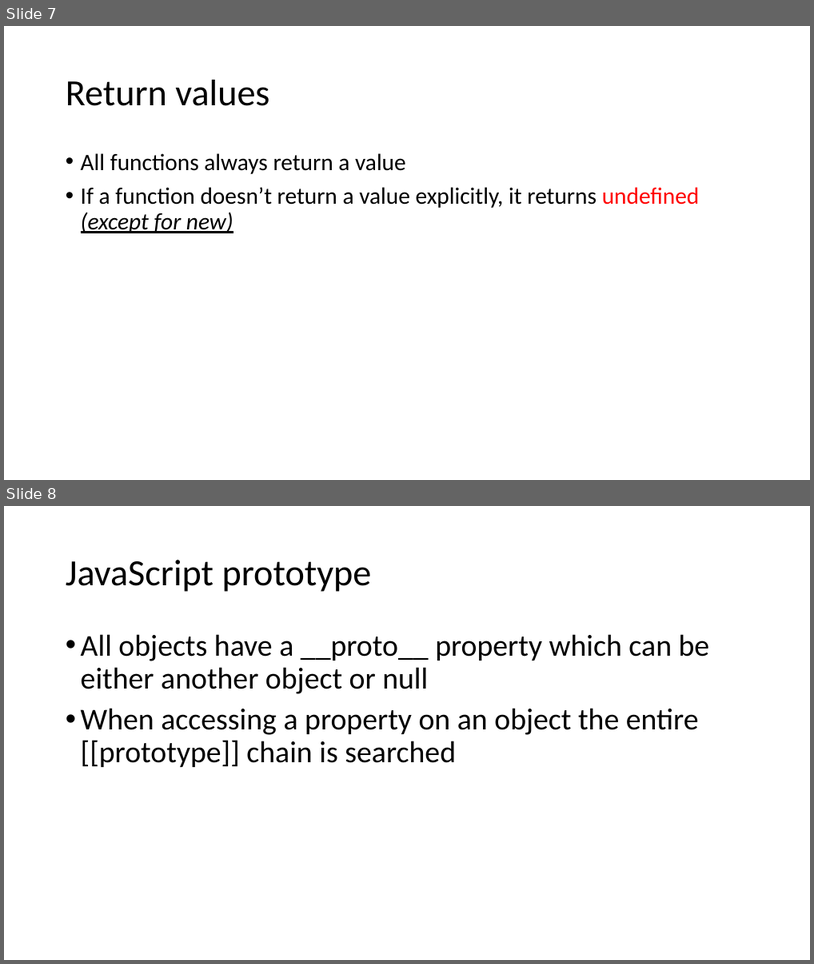
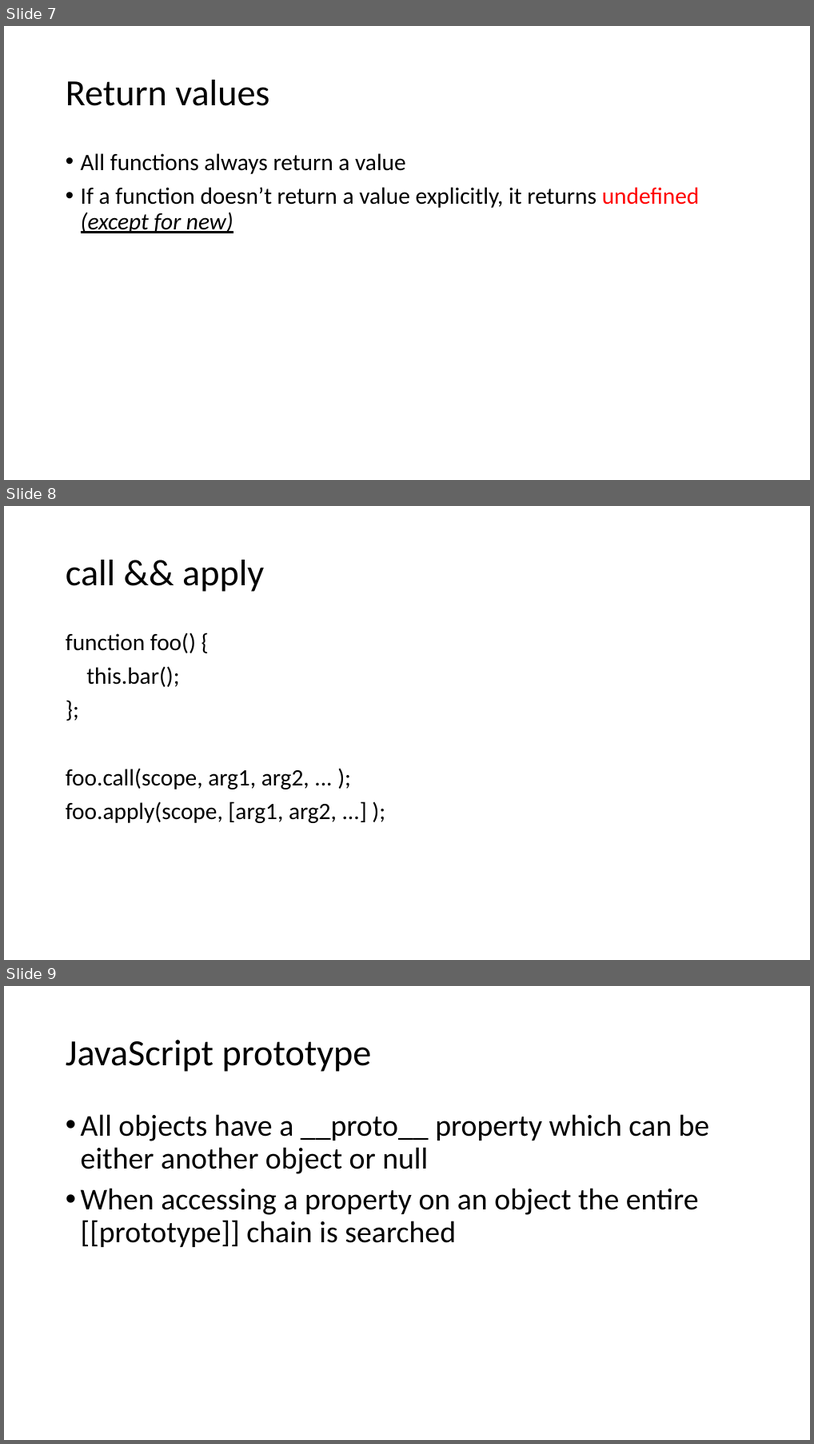
Before and after one commit to logan2013/java8, a slide deck: JavaScript.pptx. Shown one above the other, each under a label of ours: slides 7 and 8 before the commit, slides 7, 8 and 9 after it. The pictures are 814x964 and 814x1444 pixels, drawn with LibreOffice and Linux fonts; fonts in the diff are those of the drawing. Boxes give left, top, right and bottom in pixels: in the first picture for what was removed or moved away, otherwise in the second. Text is boxed around its words. In the diff, an @@ line names an element or a change of style, - is before the commit and + after.

```diff
--- a/JavaScript.pptx
+++ b/JavaScript.pptx
@@ slide 8 added at [4, 506, 810, 960], background #FFFFFF @@
@@ title added at [66, 560, 264, 592], 44 pt, text #000000 @@
+call && apply
@@ text added at [66, 632, 337, 823], 28 pt, text #000000 @@
+function foo() {
+this.bar();
+};
+foo.call(scope, arg1, arg2, ... );
+foo.apply(scope, [arg1, arg2, ...] );
@@ what was slide 8 is now slide 9 @@
```
Also in this commit, not shown: 4 other slides added, 1 slide removed.
